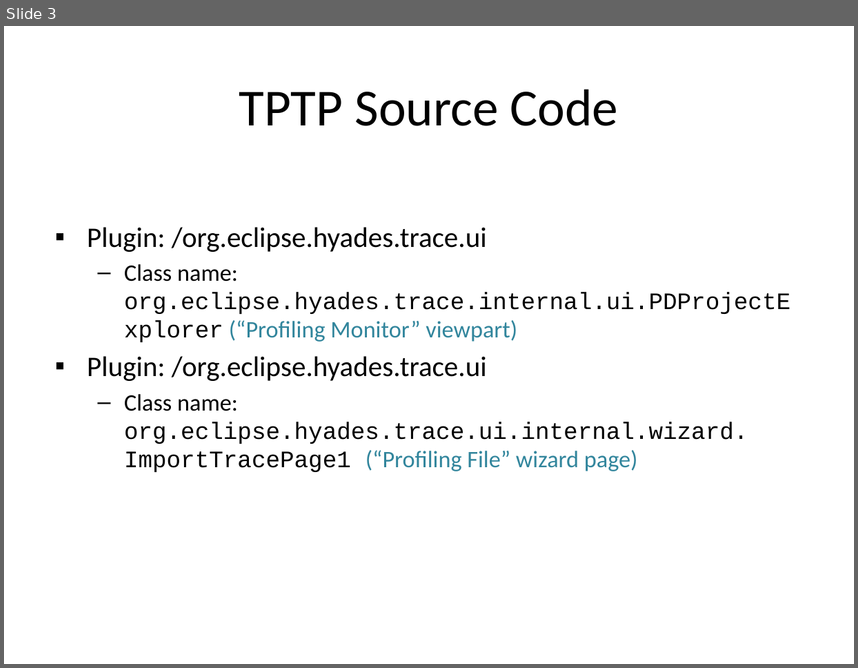
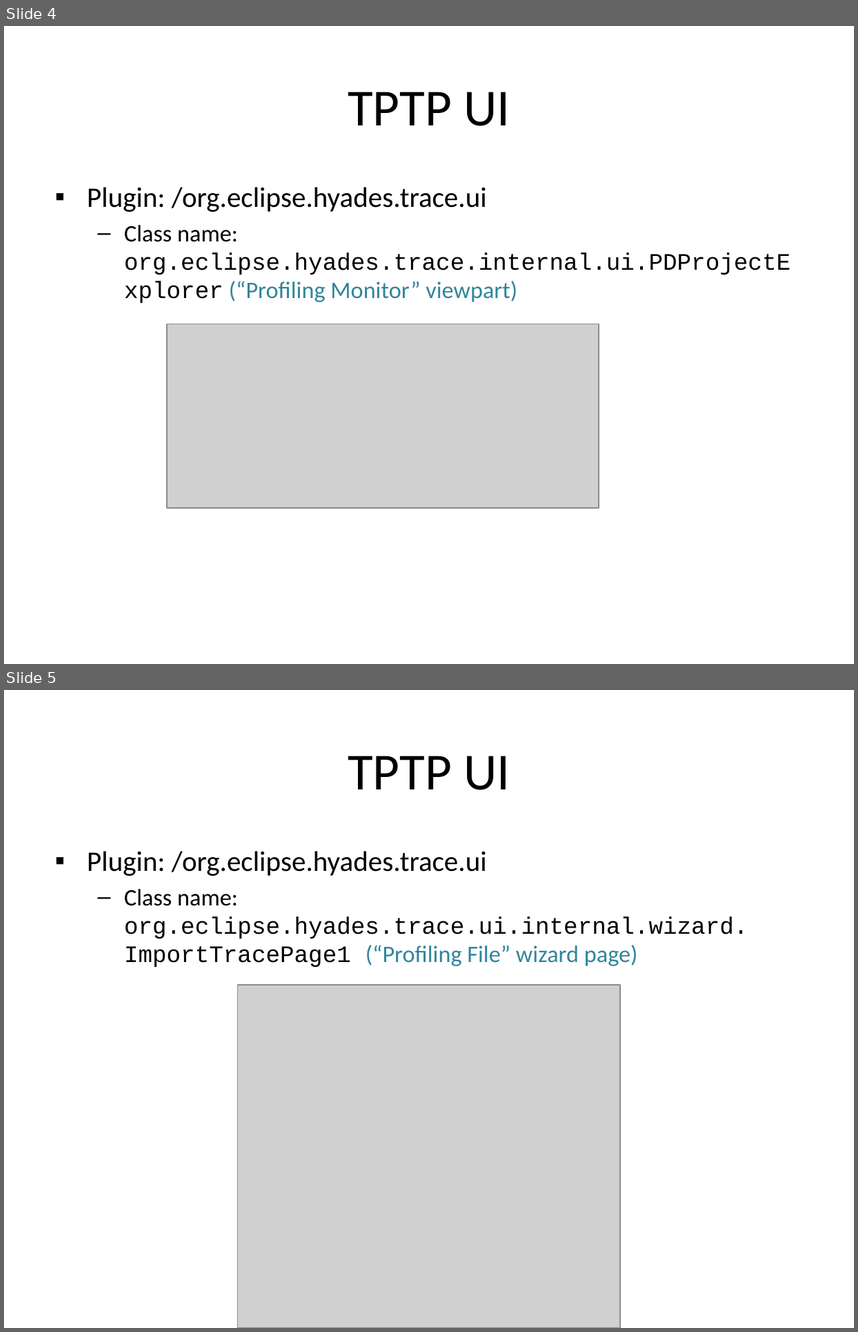
Before and after one commit to wsgan001/asegrp, a slide deck: papers/DRCPA/docs/PerfTest - Implementation.pptx. Shown one above the other, each under a label of ours: slide 3 before the commit, slides 4 and 5 after it. The pictures are 858x668 and 858x1332 pixels, drawn with LibreOffice and Linux fonts; fonts in the diff are those of the drawing; grey boxes stand for pictures. Boxes give left, top, right and bottom in pixels: in the first picture for what was removed or moved away, otherwise in the second. Text is boxed around its words. In the diff, an @@ line names an element or a change of style, - is before the commit and + after.

```diff
--- a/papers/DRCPA/docs/PerfTest - Implementation.pptx
+++ b/papers/DRCPA/docs/PerfTest - Implementation.pptx
@@ slide 5 added at <box>4,690,854,1328</box>, background #FFFFFF @@
@@ title added at <box>348,756,510,790</box>, 44 pt, text #000000 @@
+TPTP UI
@@ text added at <box>87,851,748,967</box>, 20 pt, text #000000 @@
+▪ Plugin: /org.eclipse.hyades.trace.ui
+  – Class name: org.eclipse.hyades.trace.ui.internal.wizard. ImportTracePage1 (“Profiling File” wizard page)
@@ picture added at <box>238,985,620,1328</box> @@
@@ what was slide 3 is now slide 4 @@
@@ slide 4 changed as well @@
@@ title at <box>348,92,510,126</box>: text changed @@
-TPTP Source Code
+TPTP UI
@@ picture added at <box>168,323,599,508</box> @@
@@ text at <box>87,356,748,472</box>: paragraphs removed @@
-▪ Plugin: /org.eclipse.hyades.trace.ui
-  – Class name: org.eclipse.hyades.trace.ui.internal.wizard. ImportTracePage1 (“Profiling File” wizard page)
```
Also in this commit, not shown: 4 other slides changed, 13 other slides added, 1 slide removed, 3 other files.
